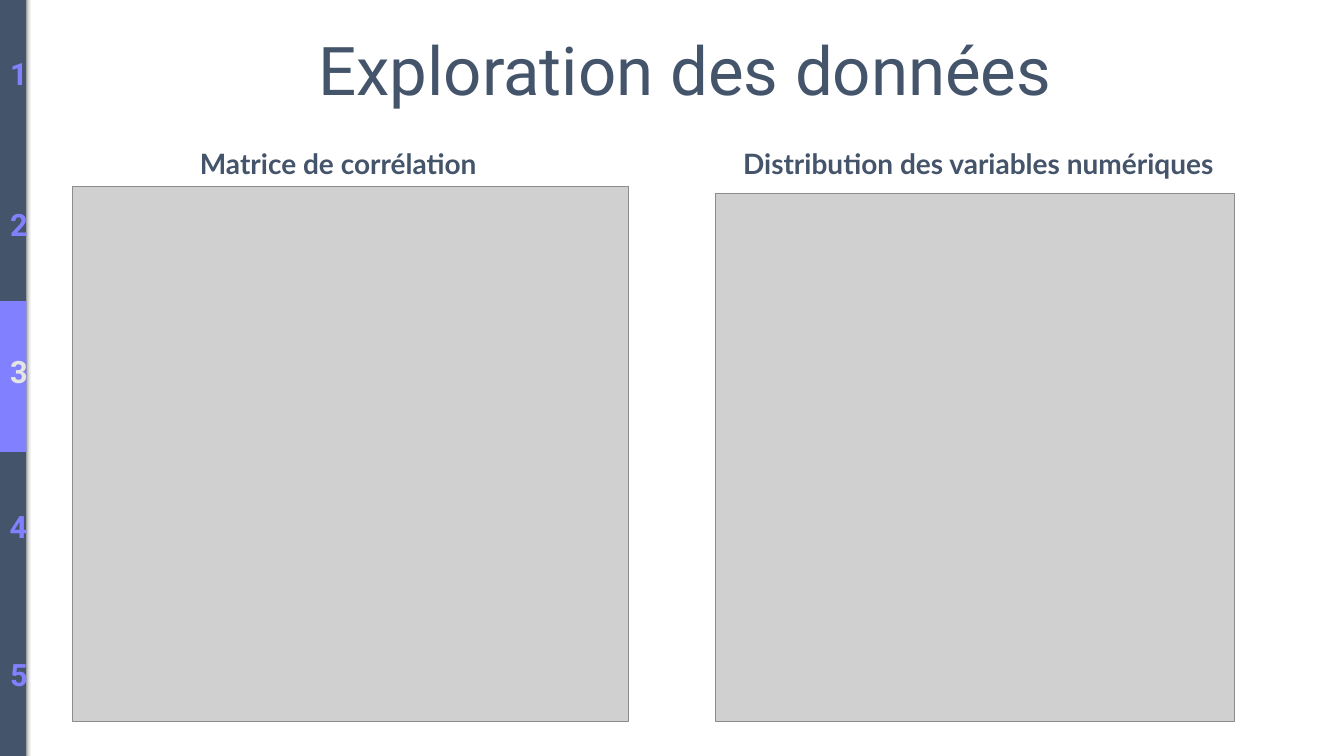
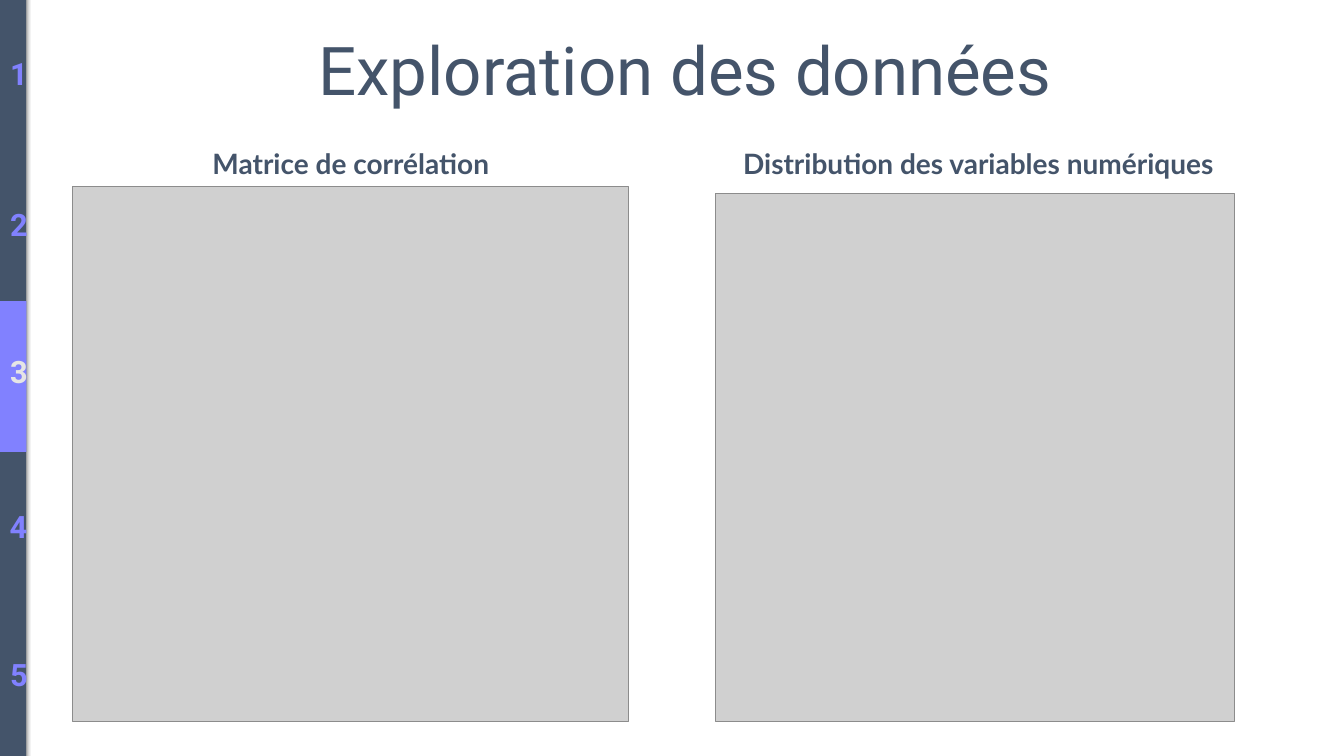
Before and after one commit to BiGHeaDMaX/Predire-Consommation-et-Emissions-de-Batiments, a slide deck: slide 10 of Présentation.pptx. Drawn at 1344x756 pixels with LibreOffice and Linux fonts; fonts in the diff are those of the drawing; grey boxes stand for pictures. Boxes give left, top, right and bottom in pixels: in the first picture for what was removed or moved away, otherwise in the second. Text is boxed around its words. In the diff, an @@ line names an element or a change of style, - is before the commit and + after.

```diff
--- a/Présentation.pptx
+++ b/Présentation.pptx
@@ text "Matrice de corrélation": place and size @@
-text "Matrice de corrélation" at (200,153,477,174)
+text "Matrice de corrélation" at (212,153,489,174)
```
Also in this commit, not shown: 8 other slides changed, 3 slides added.
